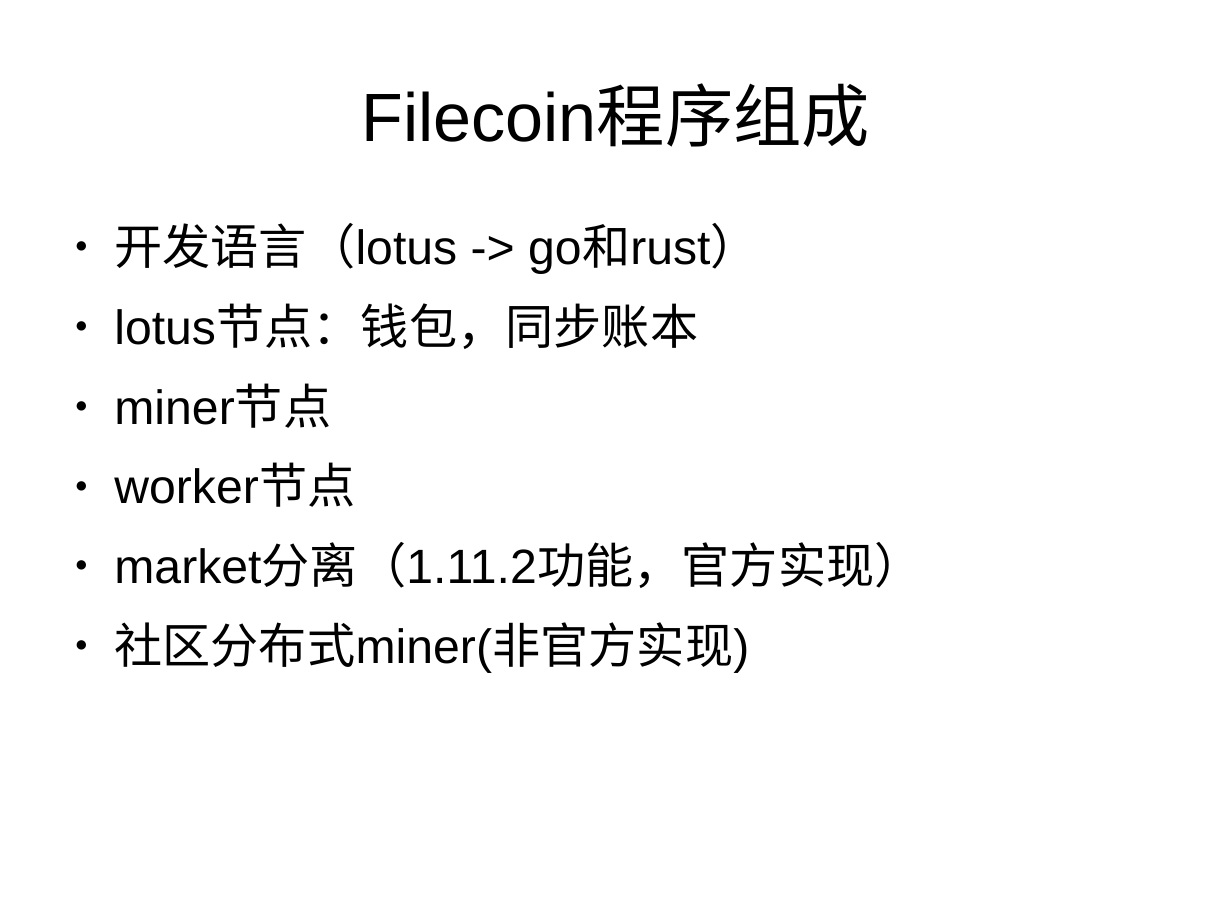
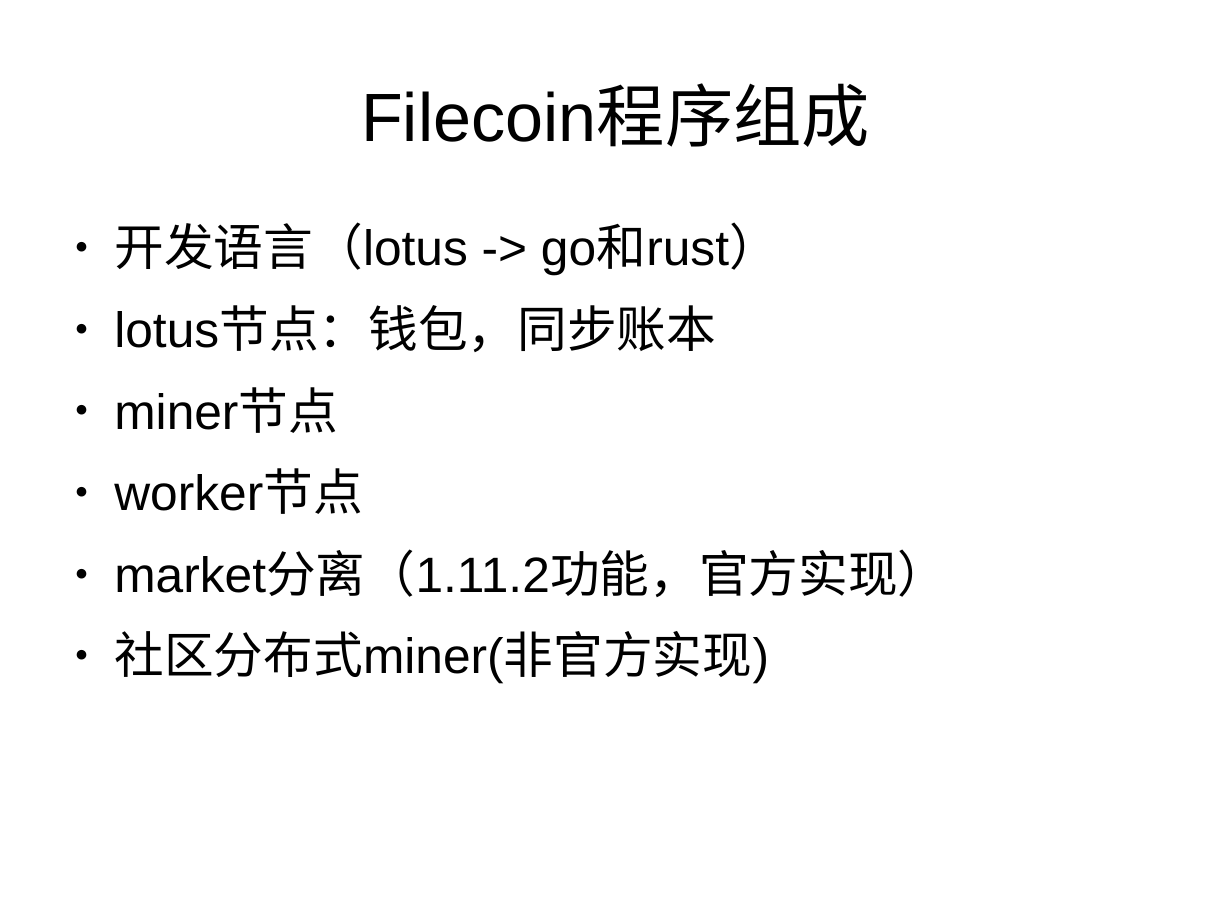
Before and after one commit to xingzjx/blockchain, a slide deck: slide 5 of filecoin/filecoin_share.pptx (slide 3 before the commit). Drawn at 1232x924 pixels with LibreOffice and Linux fonts; fonts in the diff are those of the drawing; background and template pictures are left out. Boxes give left, top, right and bottom in pixels: in the first picture for what was removed or moved away, otherwise in the second. Text is boxed around its words. In the diff, an @@ line names an element or a change of style, - is before the commit and + after.

```diff
--- a/filecoin/filecoin_share.pptx
+++ b/filecoin/filecoin_share.pptx
@@ text "开发语言（lotus -> go和rust）" at <box>114,222,947,684</box>: size 31 to 32 pt @@
```
Also in this commit, not shown: 4 other slides changed, 6 slides added.
